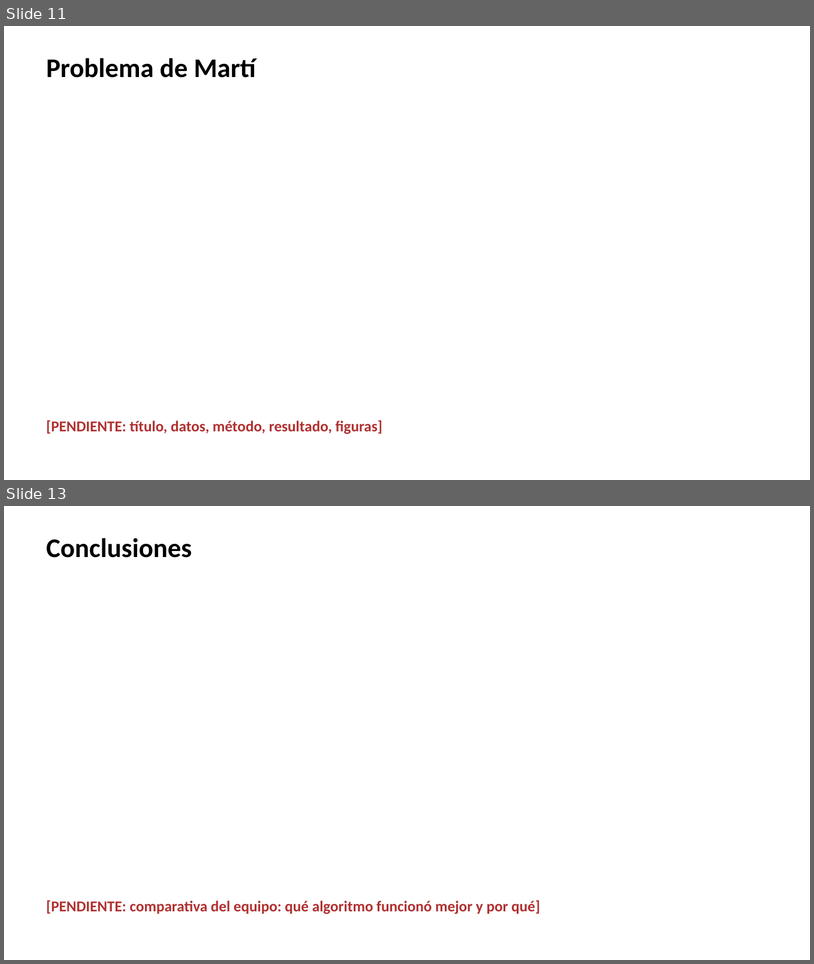
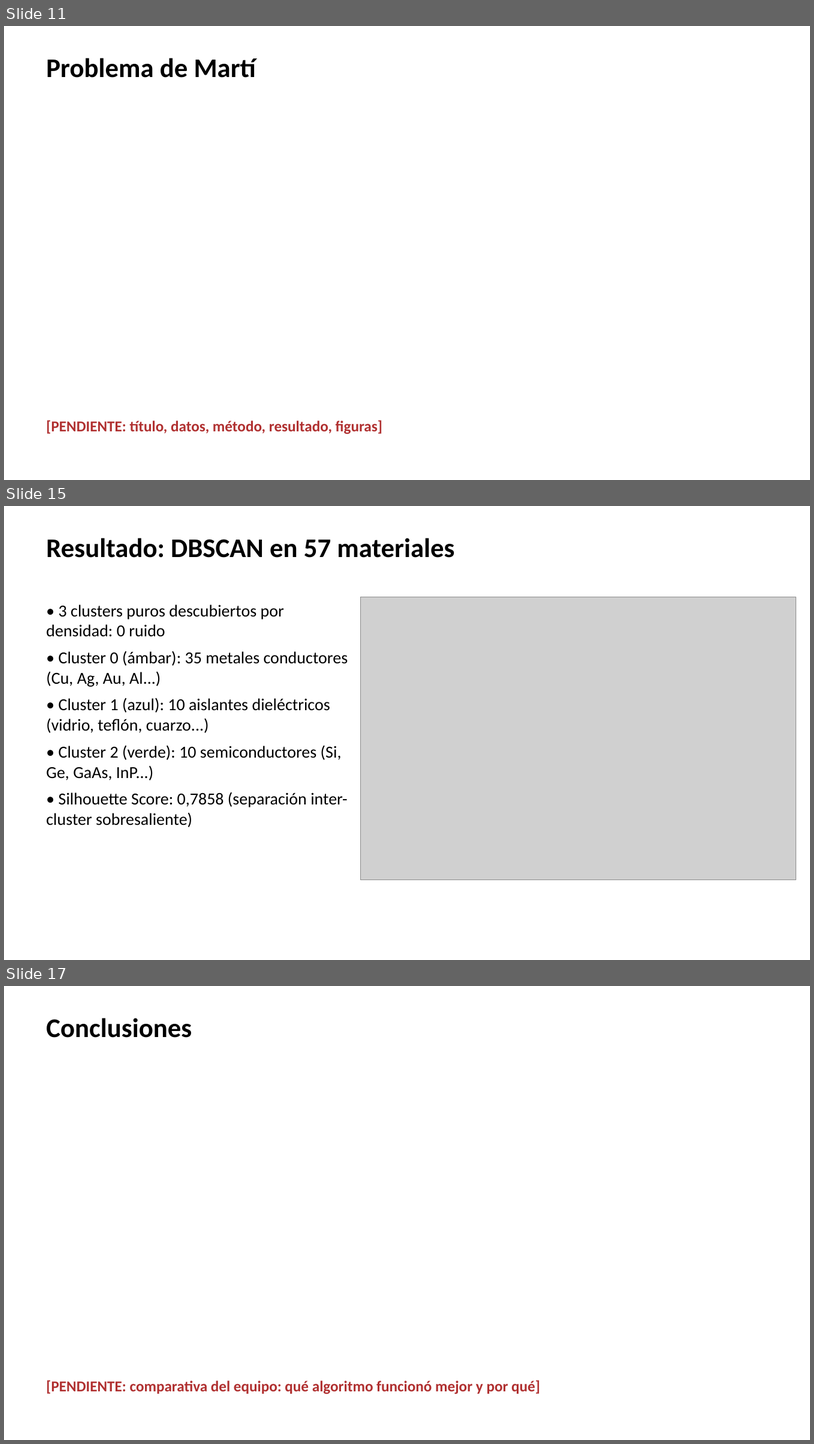
Before and after one commit to ArnauMontull/CPIA-Expo, a slide deck: presentacion/expo_cpia.pptx. Shown one above the other, each under a label of ours: slides 11 and 13 before the commit, slides 11, 15 and 17 after it; the slides between them are not shown. The pictures are 814x964 and 814x1444 pixels, drawn with LibreOffice and Linux fonts; fonts in the diff are those of the drawing; grey boxes stand for pictures. Boxes give left, top, right and bottom in pixels: in the first picture for what was removed or moved away, otherwise in the second. Text is boxed around its words. In the diff, an @@ line names an element or a change of style, - is before the commit and + after.

Commit message:
feat(presentacion): crear diapositivas e integrar presentacion de materiales con notas de orador

```diff
--- a/presentacion/expo_cpia.pptx
+++ b/presentacion/expo_cpia.pptx
@@ slide 15 added at [4, 506, 810, 960], background #FFFFFF @@
@@ text added at [46, 538, 455, 558], 32 pt, text #000000, bold @@
+Resultado: DBSCAN en 57 materiales
@@ text added at [46, 604, 348, 827], 20 pt, text #000000 @@
+• 3 clusters puros descubiertos por densidad: 0 ruido
+• Cluster 0 (ámbar): 35 metales conductores (Cu, Ag, Au, Al...)
+• Cluster 1 (azul): 10 aislantes dieléctricos (vidrio, teflón, cuarzo...)
+• Cluster 2 (verde): 10 semiconductores (Si, Ge, GaAs, InP...)
+• Silhouette Score: 0,7858 (separación inter-cluster sobresaliente)
@@ picture added at [361, 597, 797, 880] @@
@@ what was slide 13 is now slide 17 @@
```
Also in this commit, not shown: 4 other slides added, 1 slide removed, 6 other files.
